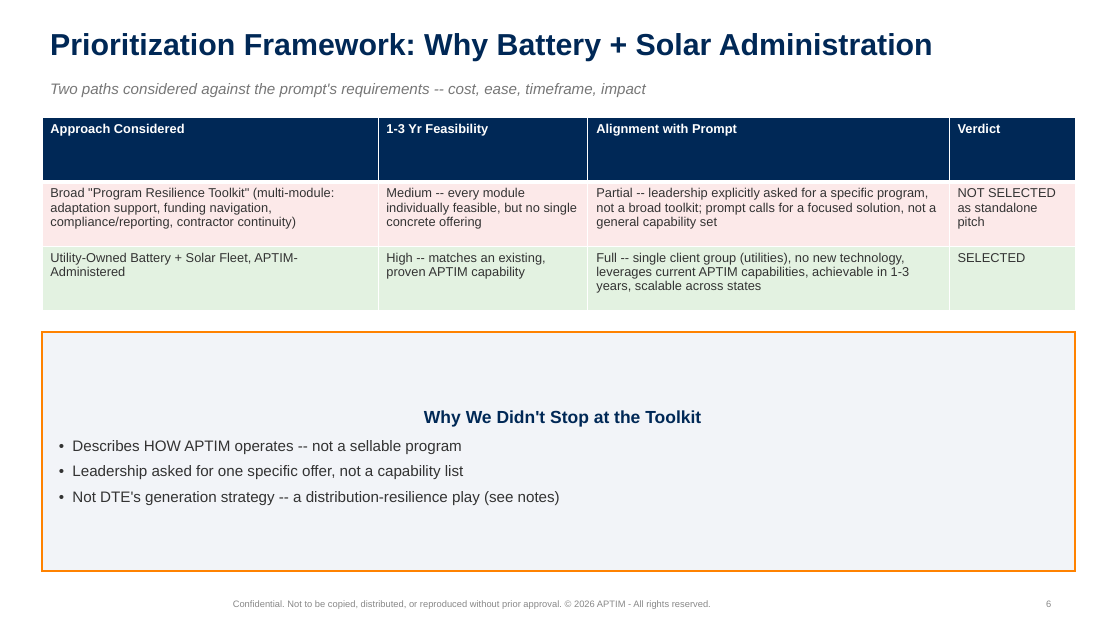
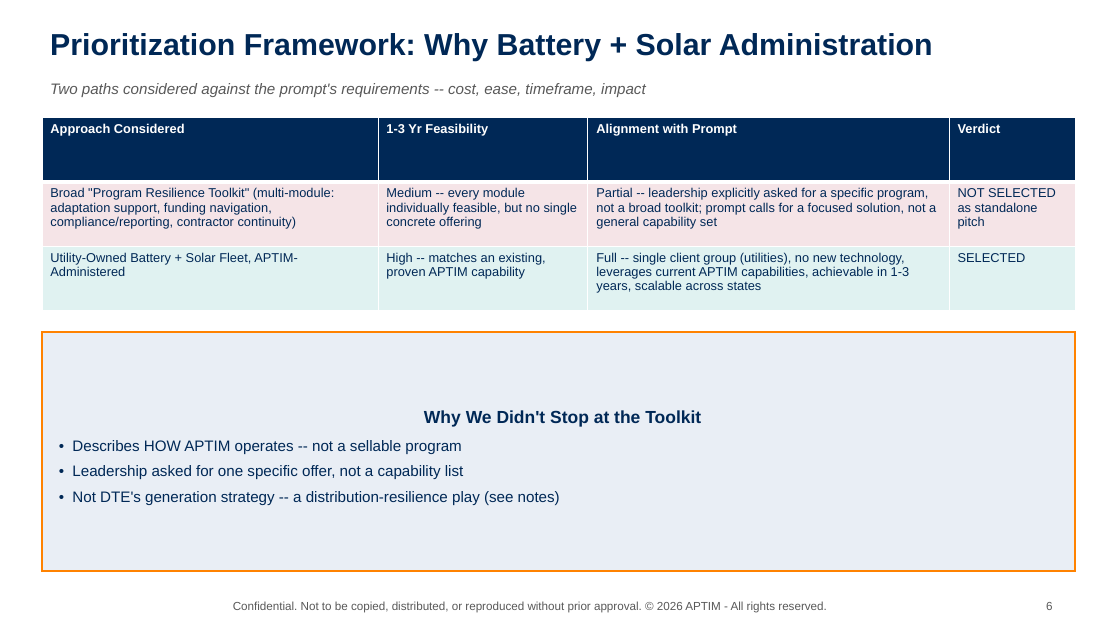
Before and after one commit to graseeuh/HERMES, a slide deck: slide 6 of Group_1_STRIVE_Presentation.pptx. Drawn at 1120x630 pixels with LibreOffice and Linux fonts; fonts in the diff are those of the drawing; background and template pictures are left out. Boxes give left, top, right and bottom in pixels: in the first picture for what was removed or moved away, otherwise in the second. Text is boxed around its words. In the diff, an @@ line names an element or a change of style, - is before the commit and + after.

```diff
--- a/Group_1_STRIVE_Presentation.pptx
+++ b/Group_1_STRIVE_Presentation.pptx
@@ text "Two paths considered against the ..." at [50,83,646,97]: text colour #777777 to #595959 @@
@@ table at [42,118,1075,311] @@
@@ fill #FCE9E9 to #F5E4E7 in row 2 @@
@@ fill #E3F2E1 to #E0F2F1 in row 3 @@
@@ text colour #333333 to #002856 @@
@@ rectangle "Why We Didn't Stop at ..." at [42,332,1075,571]: fill #F2F4F8 to #E9EEF5 @@
@@ text in rectangle at [72,440,560,505]: text colour #333333 to #002856 in "• Describes HOW APTIM operates -- not ...", "• Leadership asked for one specific offer, ...", "• Not DTE's generation strategy -- a ..." @@
@@ text "Confidential. Not to be copied, ..." at [233,601,826,613]: size 8 to 10 pt, text colour #888888 to #595959 @@
@@ text "6" at [1046,602,1052,610]: size 8 to 10 pt, text colour #888888 to #595959 @@
```
Also in this commit, not shown: 13 other slides changed.
